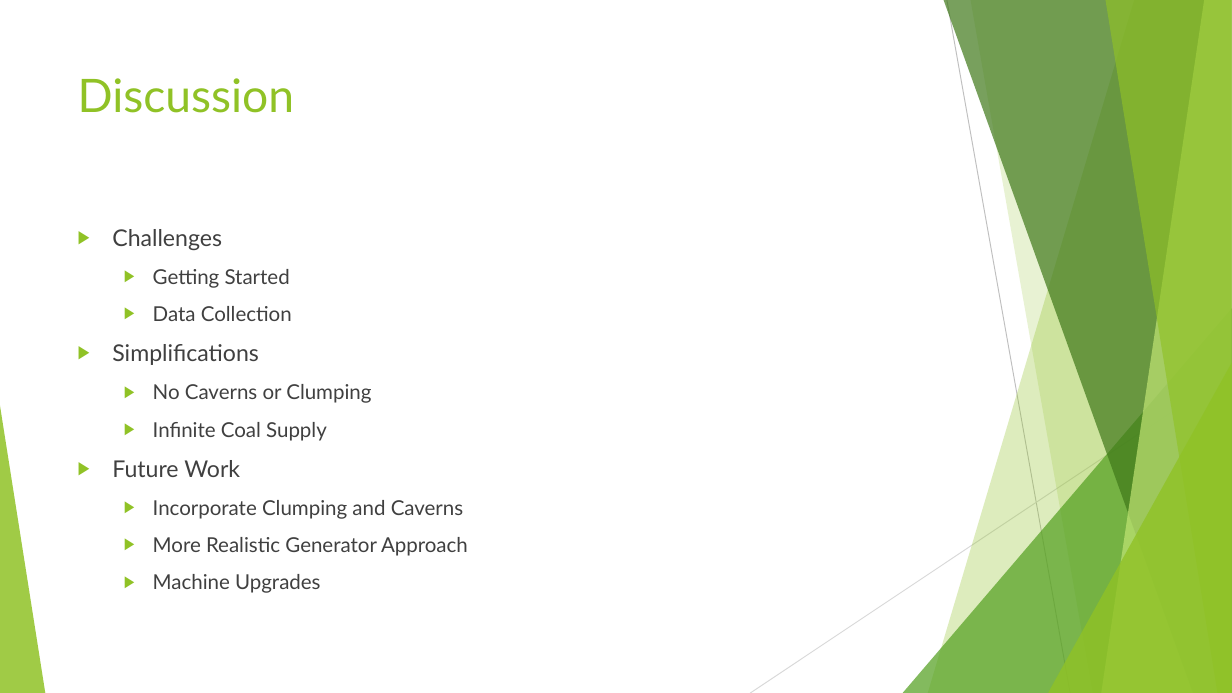
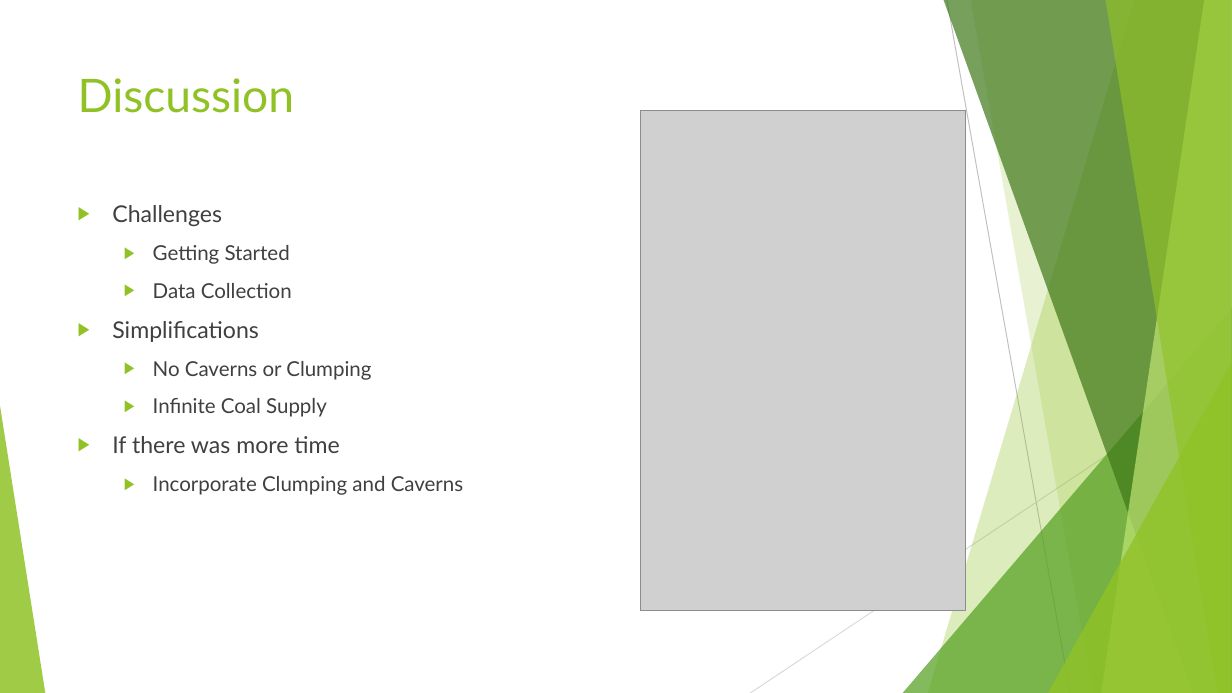
Before and after one commit to chaostheory1994/CS1538-Term-Project, a slide deck: slide 11 of MineCraft Simulation.pptx. Drawn at 1232x693 pixels with LibreOffice and Linux fonts; fonts in the diff are those of the drawing; grey boxes stand for pictures. Boxes give left, top, right and bottom in pixels: in the first picture for what was removed or moved away, otherwise in the second. Text is boxed around its words. In the diff, an @@ line names an element or a change of style, - is before the commit and + after.

Commit message:
powerpoint update
adding image and rearranged future work

```diff
--- a/MineCraft Simulation.pptx
+++ b/MineCraft Simulation.pptx
@@ picture added at (x1=640, y1=111, x2=966, y2=611) @@
@@ text "Challenges" moved from (x1=112, y1=229, x2=468, y2=593) to (x1=112, y1=205, x2=463, y2=495) @@
@@ text at (x1=112, y1=436, x2=339, y2=453): text changed @@
-▶ Future Work
+▶ If there was more time
@@ text at (x1=153, y1=537, x2=468, y2=593): paragraphs removed @@
-  ▶ More Realistic Generator Approach
-  ▶ Machine Upgrades
```
Also in this commit, not shown: 1 other slide changed.
